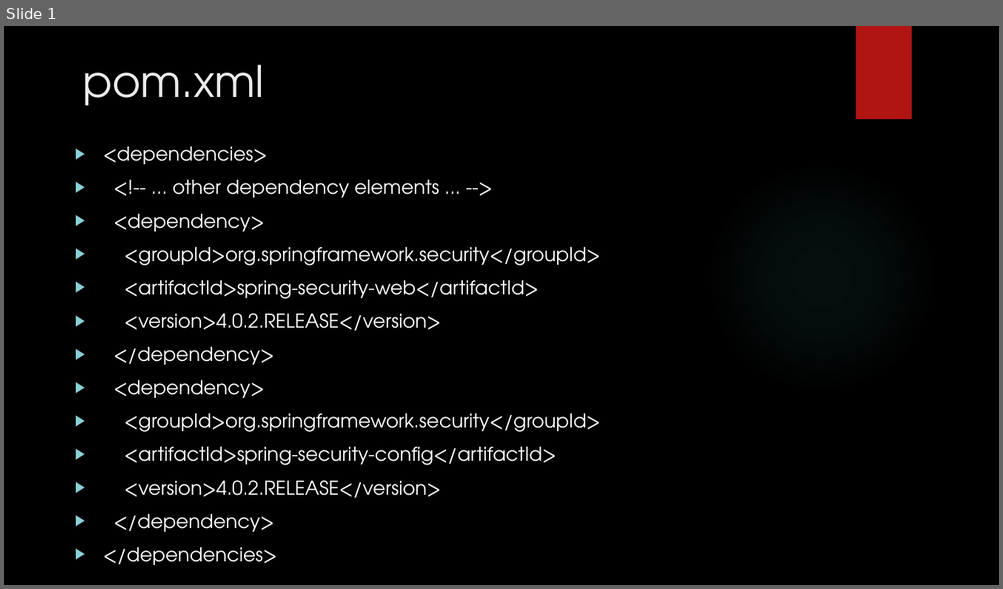
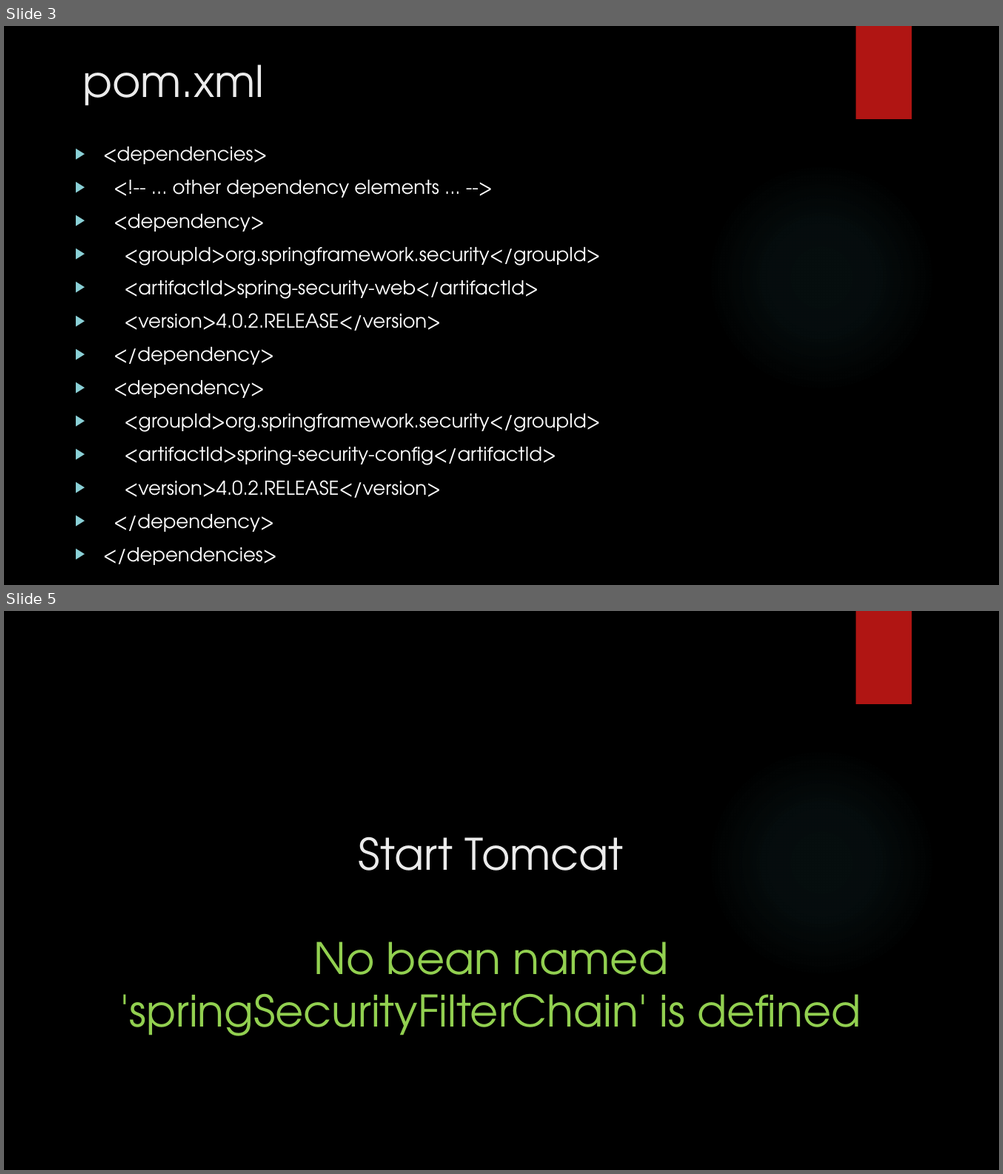
Before and after one commit to lyifan/jsct, a slide deck: doc/spring-security.pptx. Shown one above the other, each under a label of ours: slide 1 before the commit, slides 3 and 5 after it; the slides between them are not shown. The pictures are 1003x589 and 1003x1174 pixels, drawn with LibreOffice and Linux fonts; fonts in the diff are those of the drawing; background and template pictures are left out. Boxes give left, top, right and bottom in pixels: in the first picture for what was removed or moved away, otherwise in the second. Text is boxed around its words. In the diff, an @@ line names an element or a change of style, - is before the commit and + after.

```diff
--- a/doc/spring-security.pptx
+++ b/doc/spring-security.pptx
@@ slide 5 added at (4, 611, 999, 1170), background picture (left out); not listed: 2 template elements that a slide beside it also shows @@
@@ title added at (121, 837, 861, 1037), 42 pt, text #92D050 @@
+Start Tomcat
+No bean named 'springSecurityFilterChain' is defined
@@ what was slide 1 is now slide 3 @@
```
Also in this commit, not shown: 3 slides changed, 3 other slides added, 18 other files.
